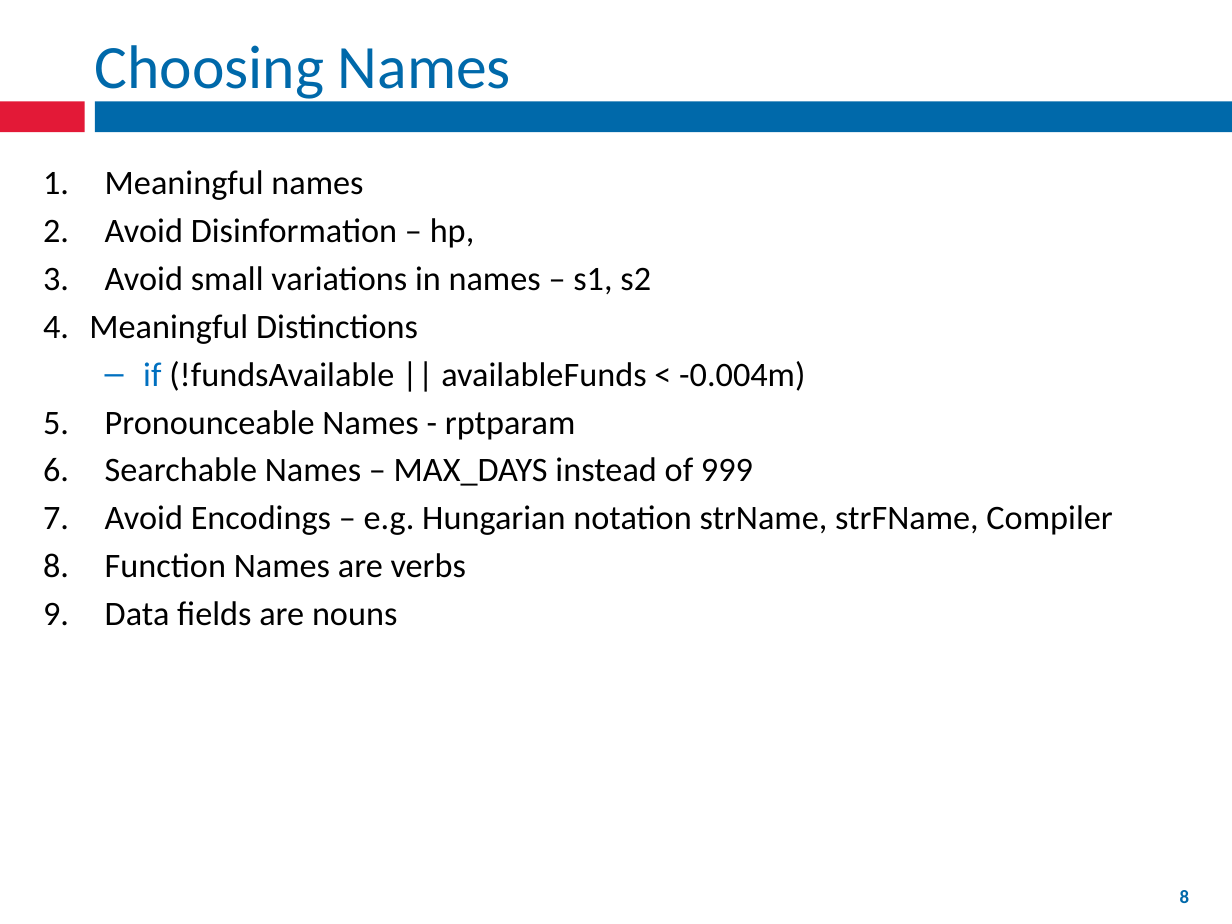
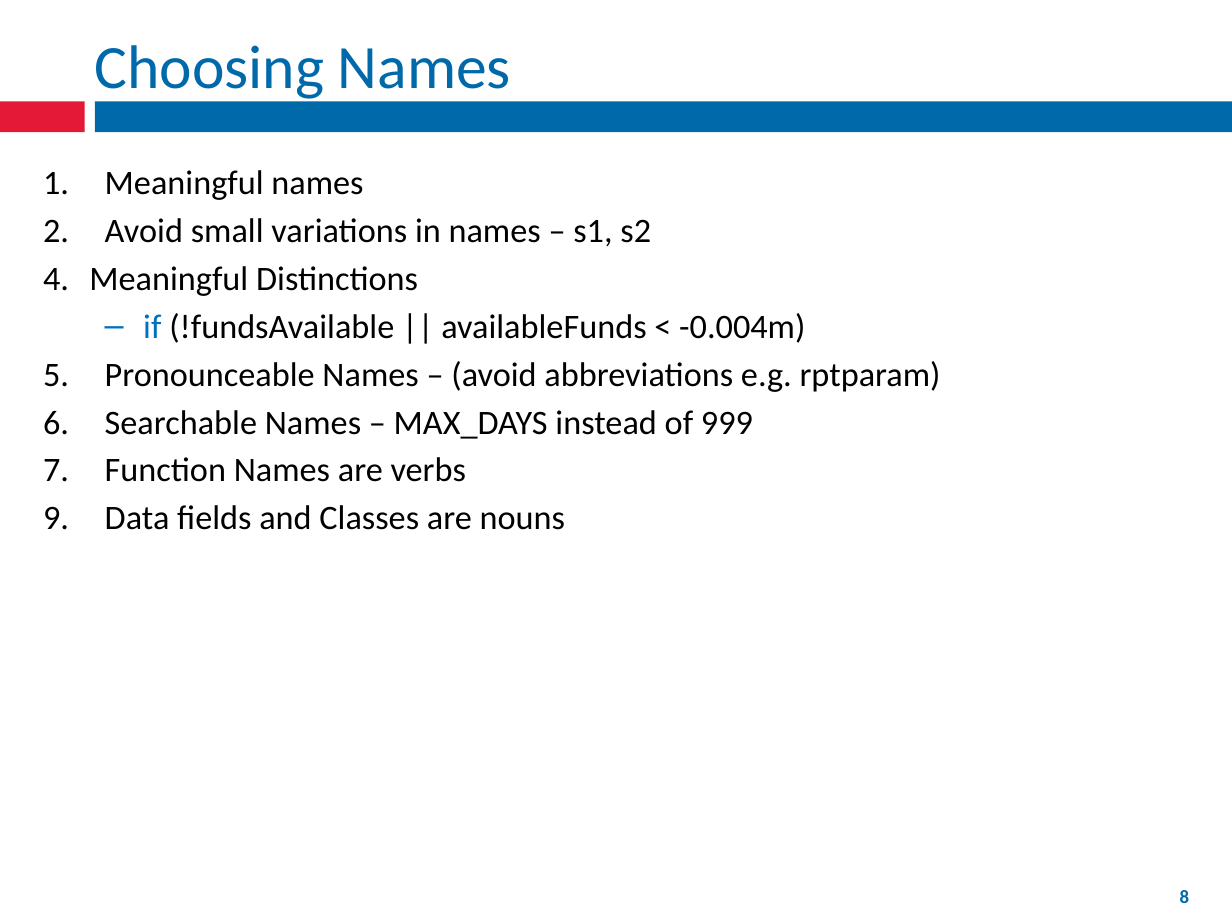
Before and after one commit to fernandozamoraj/Clean-Code-Presentation, a slide deck: slide 8 of Short Presentation/Clean Code.pptx. Drawn at 1232x924 pixels with LibreOffice and Linux fonts; fonts in the diff are those of the drawing. Boxes give left, top, right and bottom in pixels: in the first picture for what was removed or moved away, otherwise in the second. Text is boxed around its words. In the diff, an @@ line names an element or a change of style, - is before the commit and + after.

```diff
--- a/Short Presentation/Clean Code.pptx
+++ b/Short Presentation/Clean Code.pptx
@@ text at box(105, 218, 475, 248): paragraph removed @@
-2. Avoid Disinformation – hp,
@@ text at box(43, 361, 941, 530): text changed @@
-5. Pronounceable Names - rptparam
-6. Searchable Names – MAX_DAYS instead of 999
-7. Avoid Encodings – e.g. Hungarian notation strName, strFName, Compiler
-8. Function Names are verbs
-9. Data fields are nouns
+5. Pronounceable Names – (avoid abbreviations e.g. rptparam)
+6. Searchable Names – MAX_DAYS instead of 999
+7. Function Names are verbs
+9. Data fields and Classes are nouns
```
Also in this commit, not shown: 7 other slides changed, 2 slides added, 1 slide removed.
